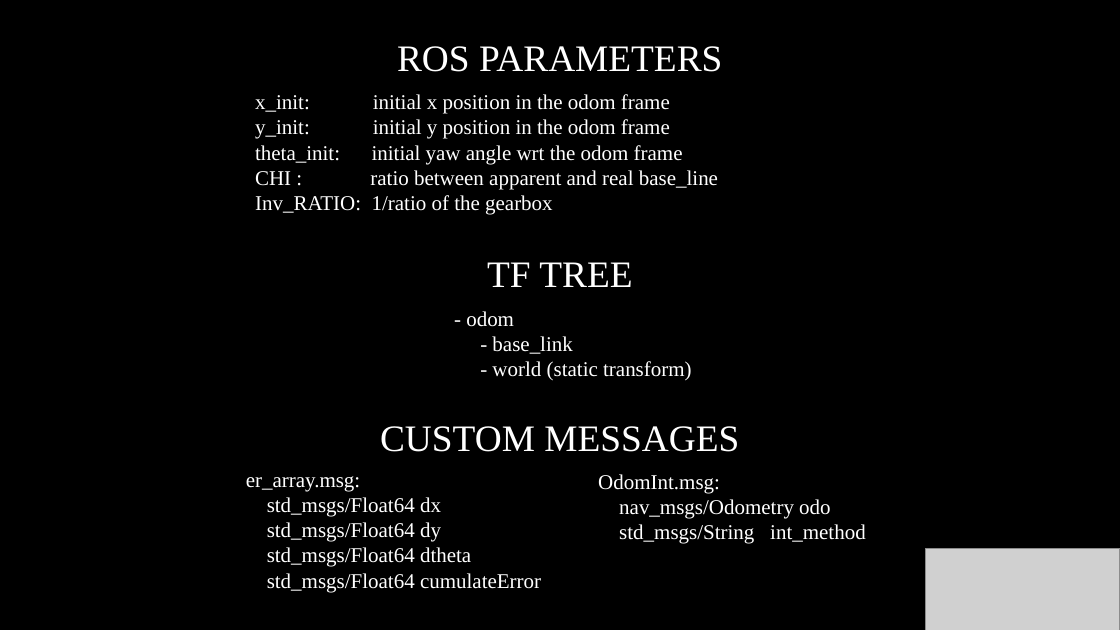
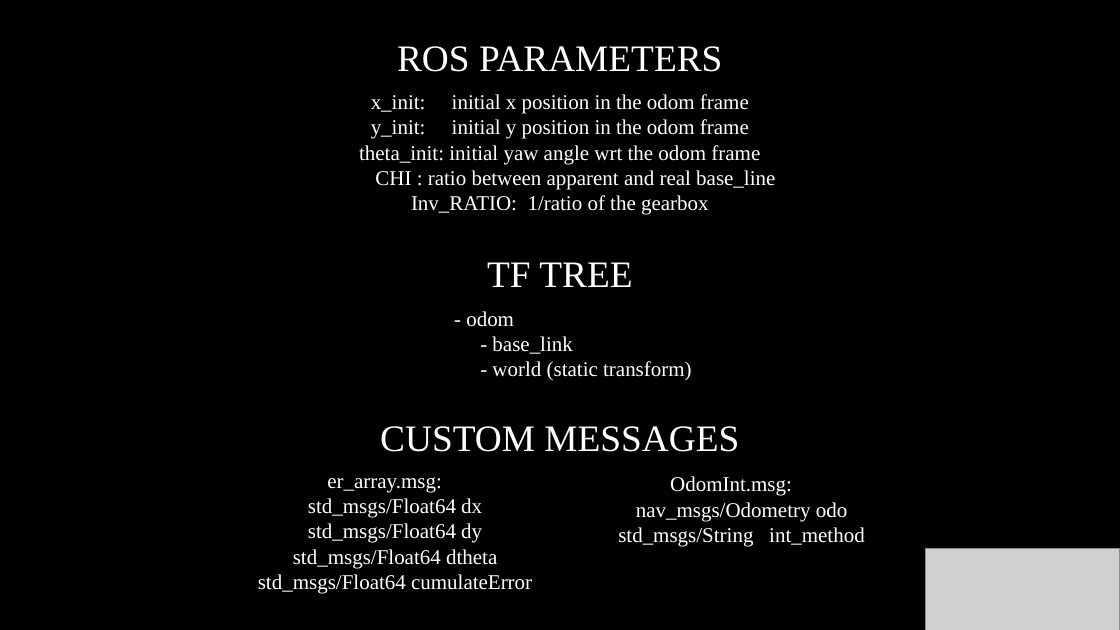
Before and after one commit to marcoCella/scout_ros, a slide deck: slide 5 of project1/Instructions.pptx (slide 4 before the commit). Drawn at 1120x630 pixels with LibreOffice and Linux fonts; fonts in the diff are those of the drawing; grey boxes stand for pictures. Boxes give left, top, right and bottom in pixels: in the first picture for what was removed or moved away, otherwise in the second. Text is boxed around its words. In the diff, an @@ line names an element or a change of style, - is before the commit and + after.

```diff
--- a/project1/Instructions.pptx
+++ b/project1/Instructions.pptx
@@ text "er_array.msg:": place and size @@
-text "er_array.msg:" at (246,476,541,592)
+text "er_array.msg:" at (258,477,532,594)
@@ alignment left to centre in 3 elements at (359,94,775,215), (258,477,532,594), (618,476,865,547) @@
@@ text "OdomInt.msg:": place and size @@
-text "OdomInt.msg:" at (598,474,866,544)
+text "OdomInt.msg:" at (618,476,865,547)
```
Also in this commit, not shown: 5 other slides changed, 13 slides added, 4 slides removed, 1 other file.
